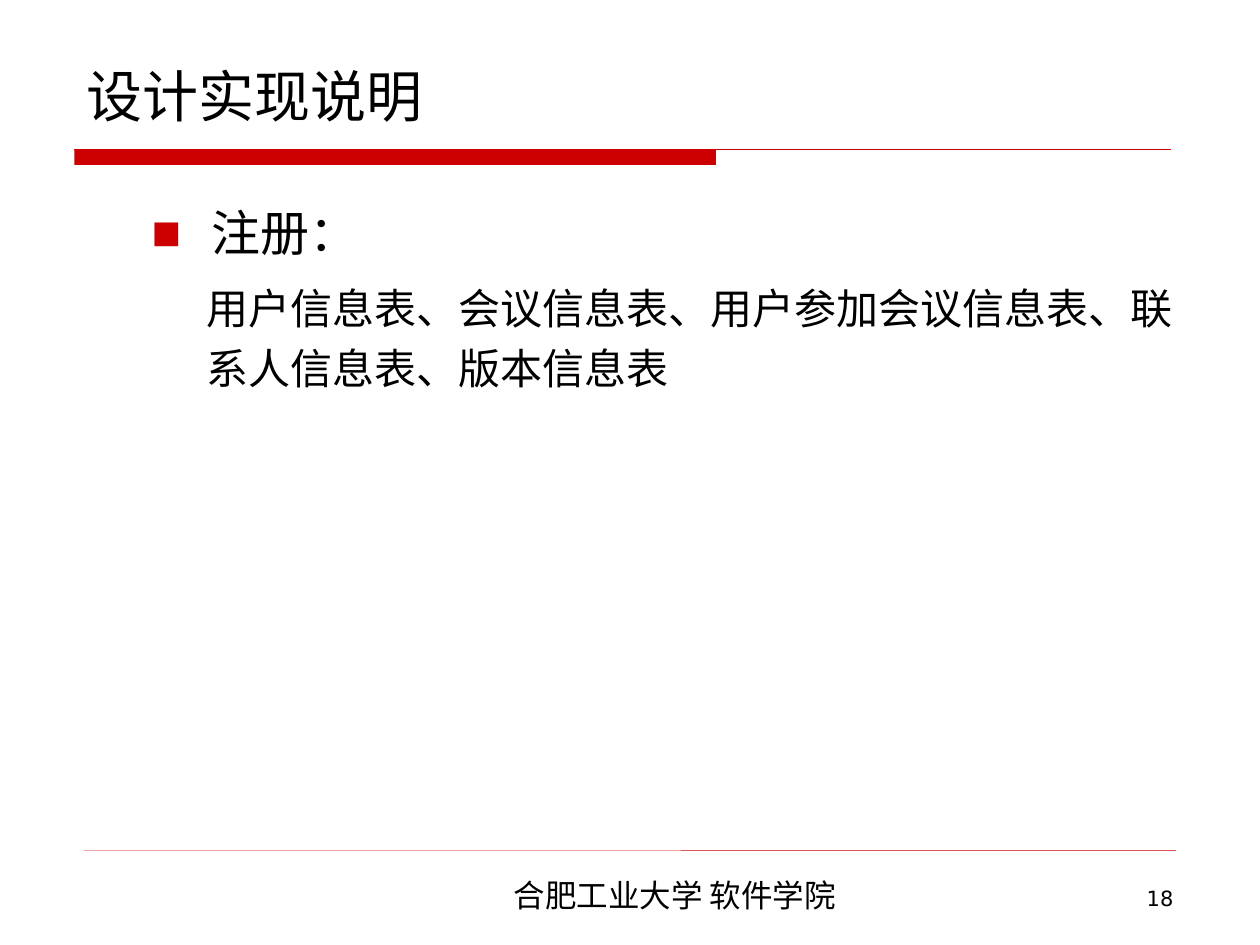
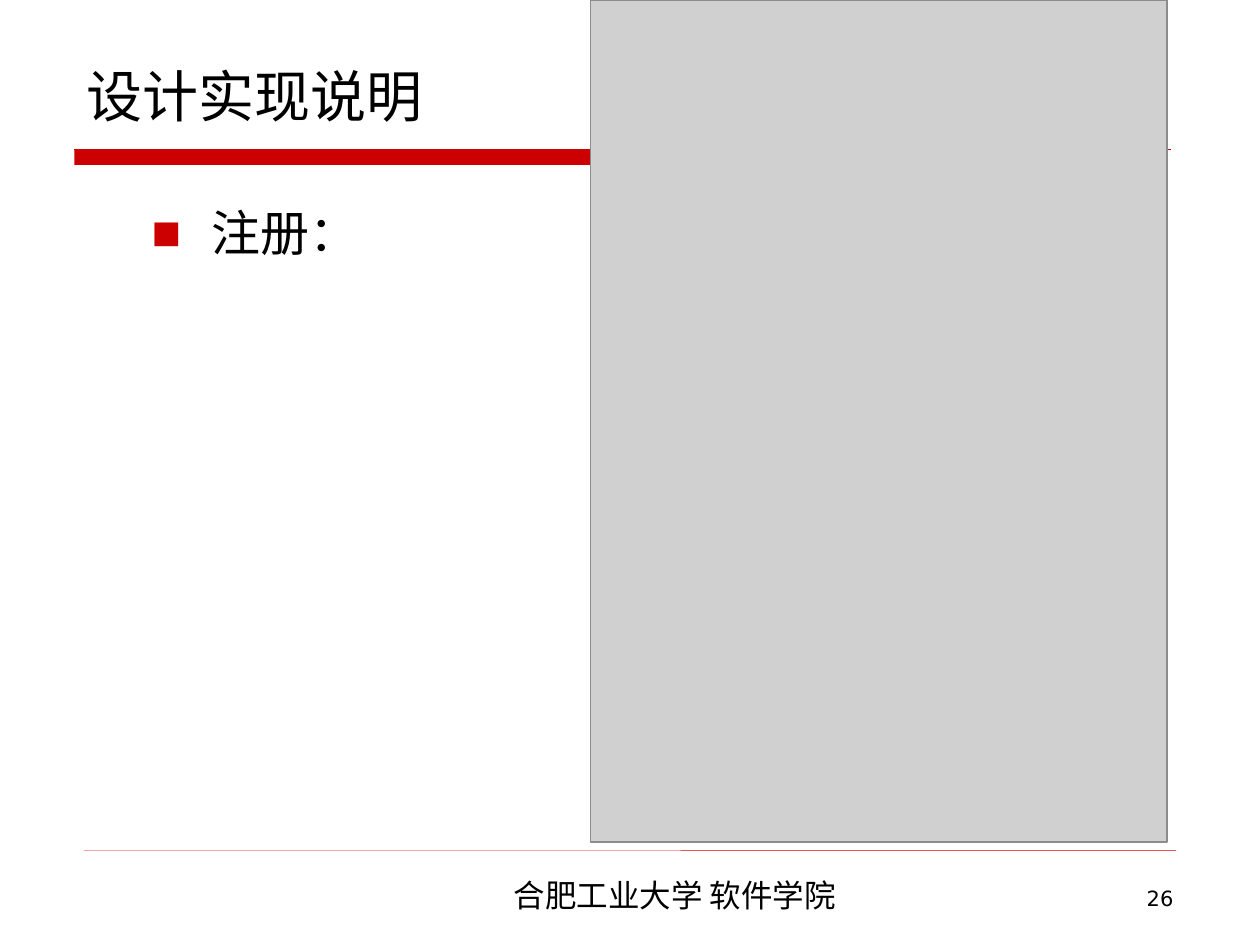
Before and after one commit to CodeDogandCat/master_proj, a slide deck: slide 26 of 2013214381李磊最终答辩/软件学院本科毕业设计毕业答辩.ppt (slide 18 before the commit). Drawn at 1260x945 pixels with LibreOffice and Linux fonts; fonts in the diff are those of the drawing; grey boxes stand for pictures; background and template pictures are left out. Boxes give left, top, right and bottom in pixels: in the first picture for what was removed or moved away, otherwise in the second. Text is boxed around its words. In the diff, an @@ line names an element or a change of style, - is before the commit and + after.

```diff
--- a/2013214381李磊最终答辩/软件学院本科毕业设计毕业答辩.ppt
+++ b/2013214381李磊最终答辩/软件学院本科毕业设计毕业答辩.ppt
@@ picture added at (x1=591, y1=0, x2=1168, y2=842) @@
@@ text at (x1=206, y1=288, x2=1172, y2=388): paragraph removed @@
-    用户信息表、会议信息表、用户参加会议信息表、联系人信息表、版本信息表
@@ page number at (x1=1147, y1=890, x2=1174, y2=907): text changed @@
-18
+26
```
Also in this commit, not shown: 5 other slides changed, 10 slides added, 5 other files.
